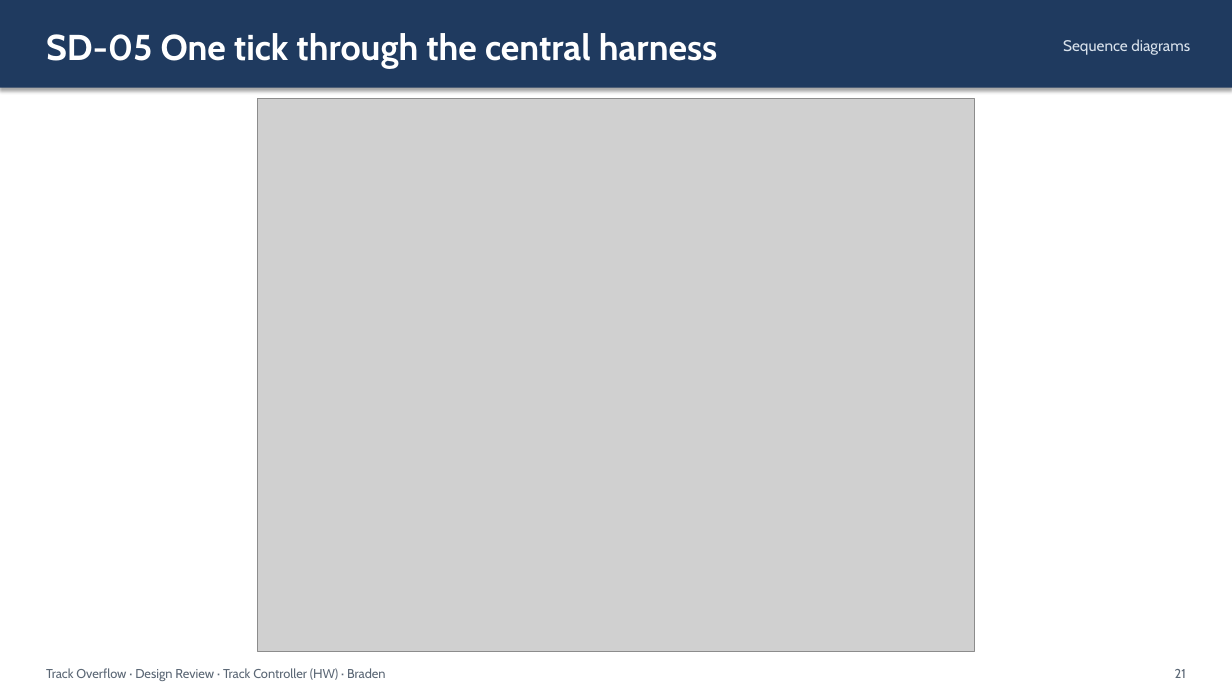
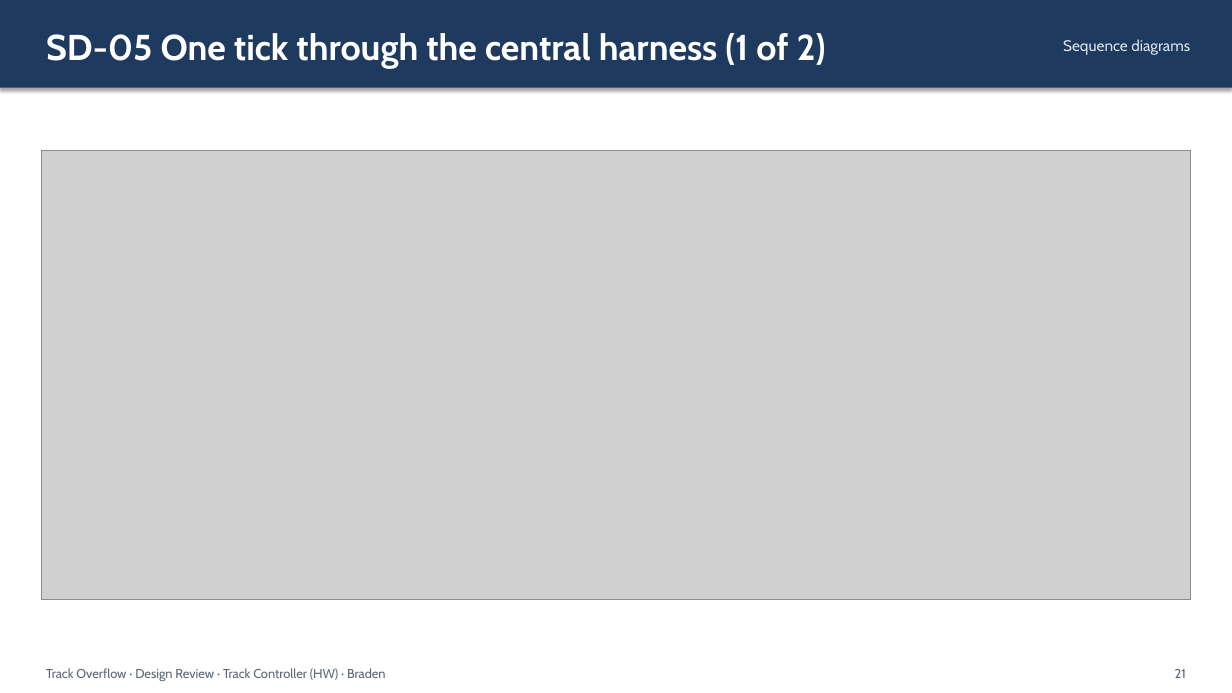
Before and after one commit to Landiss04/Track-Overflow, a slide deck: slide 21 of documents/slides/design_review_track_ctrl_hw.pptx. Drawn at 1232x693 pixels with LibreOffice and Linux fonts; fonts in the diff are those of the drawing; grey boxes stand for pictures. Boxes give left, top, right and bottom in pixels: in the first picture for what was removed or moved away, otherwise in the second. Text is boxed around its words. In the diff, an @@ line names an element or a change of style, - is before the commit and + after.

```diff
--- a/documents/slides/design_review_track_ctrl_hw.pptx
+++ b/documents/slides/design_review_track_ctrl_hw.pptx
@@ text at [46,33,826,68]: text changed @@
-SD-05 One tick through the central harness
+SD-05 One tick through the central harness (1 of 2)
@@ picture: place and size @@
-picture at [258,99,975,652]
+picture at [42,151,1190,601]
```
Also in this commit, not shown: 14 other slides changed, 3 slides added, 4 other files.
